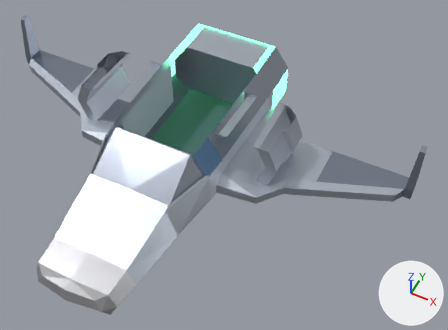
The Blender file public/models/spaceship/blend/Spaceship6.blend, before and after one commit.
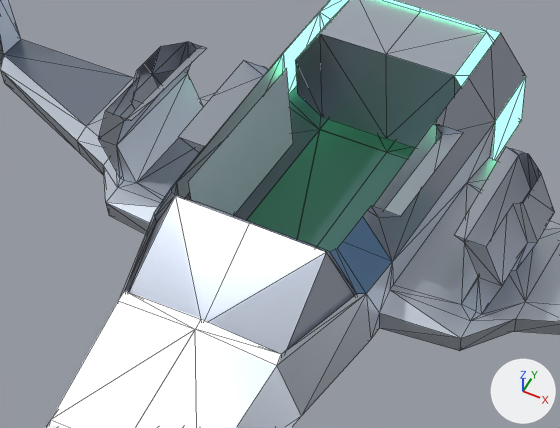
Old and new are each drawn whole from a 50 mm camera at (32.8, -53.2, 66.7) aimed at (7.8, -3.2, 4.1) and again close up on the part from 7% to 68% of the width and 9% to 73% of the height. Every picture has the same lights, and +X, +Y and +Z are marked at lower right. The older version's two pictures come first. The close-ups show mesh edges as thin lines.

Names of what the first close-up shows: 'Spaceship5'.
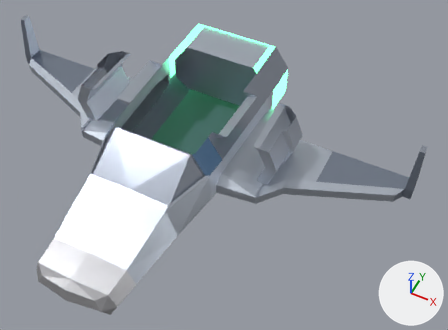
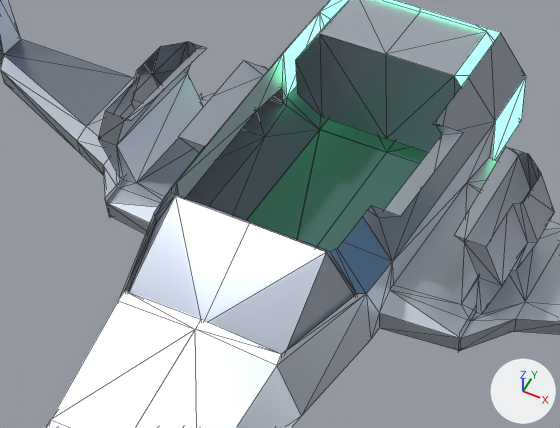
What changed in the scene script:
```text
Change me_cylinder:
    where me_cylinder.from_pydata(...)  # 364 vertices, 498 faces; spans x -31.9..31.9, y -28.8..16.6, z 0.0..9.9
    used by ob_spaceship5; location = (0.0, 0.0, 0.0)
    me_cylinder part 1
    me_cylinder.vertices[356].co: (-5.9, -6.0, 1.8) -> (-13.7, -5.9, 1.9)  # not seen -> pixel (109, 217)
    me_cylinder.vertices[357].co: (-5.9, 7.0, 1.8) -> (-13.7, 6.9, 1.9)  # pixel (293, 143) -> not seen
    me_cylinder.vertices[358].co: (-5.9, 7.0, 9.0) -> (-13.7, 6.9, 3.9)  # pixel (286, 68) -> pixel (201, 93)
    me_cylinder.vertices[359].co: (-5.9, -6.0, 9.0) -> (-13.7, -5.9, 3.9)  # pixel (188, 181) -> pixel (104, 198)
    me_cylinder part 2
    me_cylinder.vertices[360].co: (5.9, -6.0, 1.8) -> (13.7, 6.9, 1.9)
    me_cylinder.vertices[361].co: (5.9, 7.0, 1.8) -> (13.7, 6.9, 3.9)
    me_cylinder.vertices[362].co: (5.9, 7.0, 9.0) -> (13.7, -5.9, 3.9)  # pixel (437, 117) -> pixel (459, 333)
    me_cylinder.vertices[363].co: (5.9, -6.0, 9.0) -> (13.7, -5.9, 1.9)  # not seen -> pixel (457, 352)
```

Where the change shows, as pixel boxes (x1, y1, x2, y2) in the close-ups (560 x 428 px; the box of a moved part takes in the faces that stretch with it):
part 1 of me_cylinder, moved or reshaped
    before: (188, 69, 293, 216)
    after: (105, 94, 202, 217)
part 2 of me_cylinder, moved or reshaped
    before: (373, 118, 437, 210)
    after: (458, 308, 475, 352)
